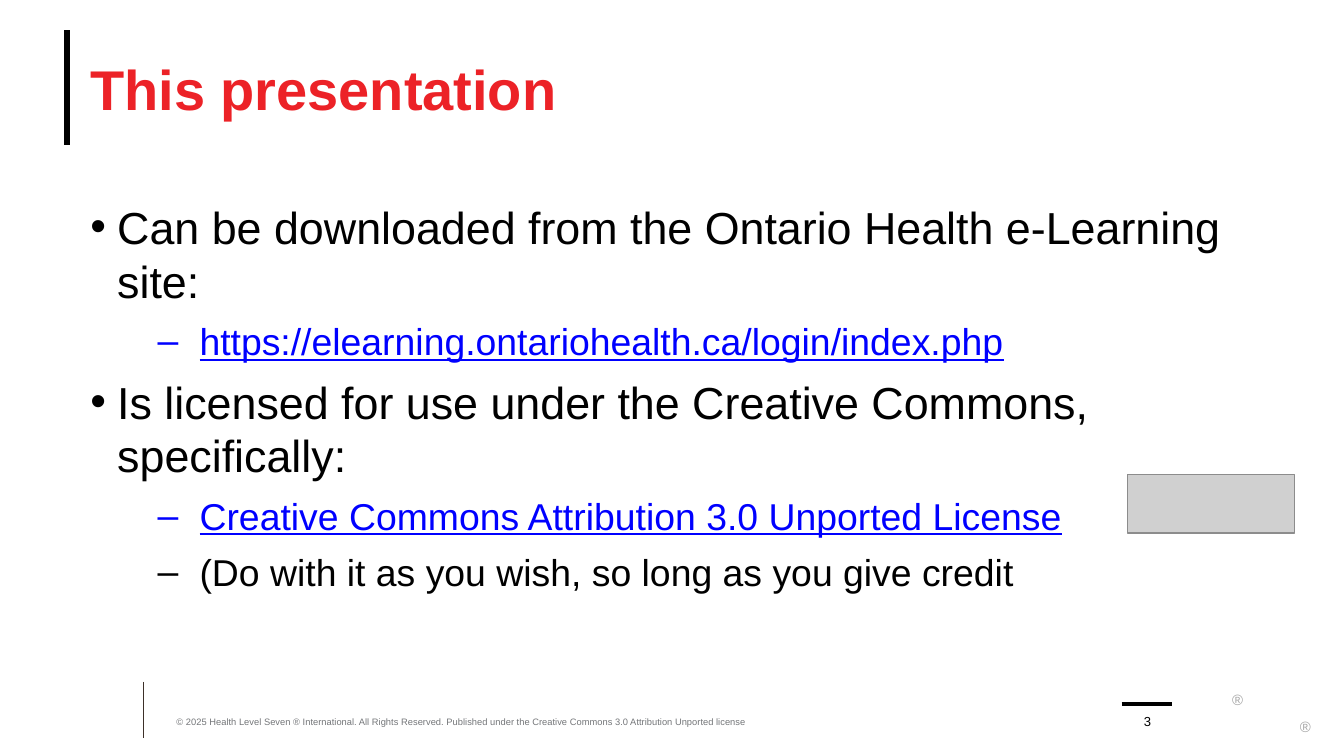
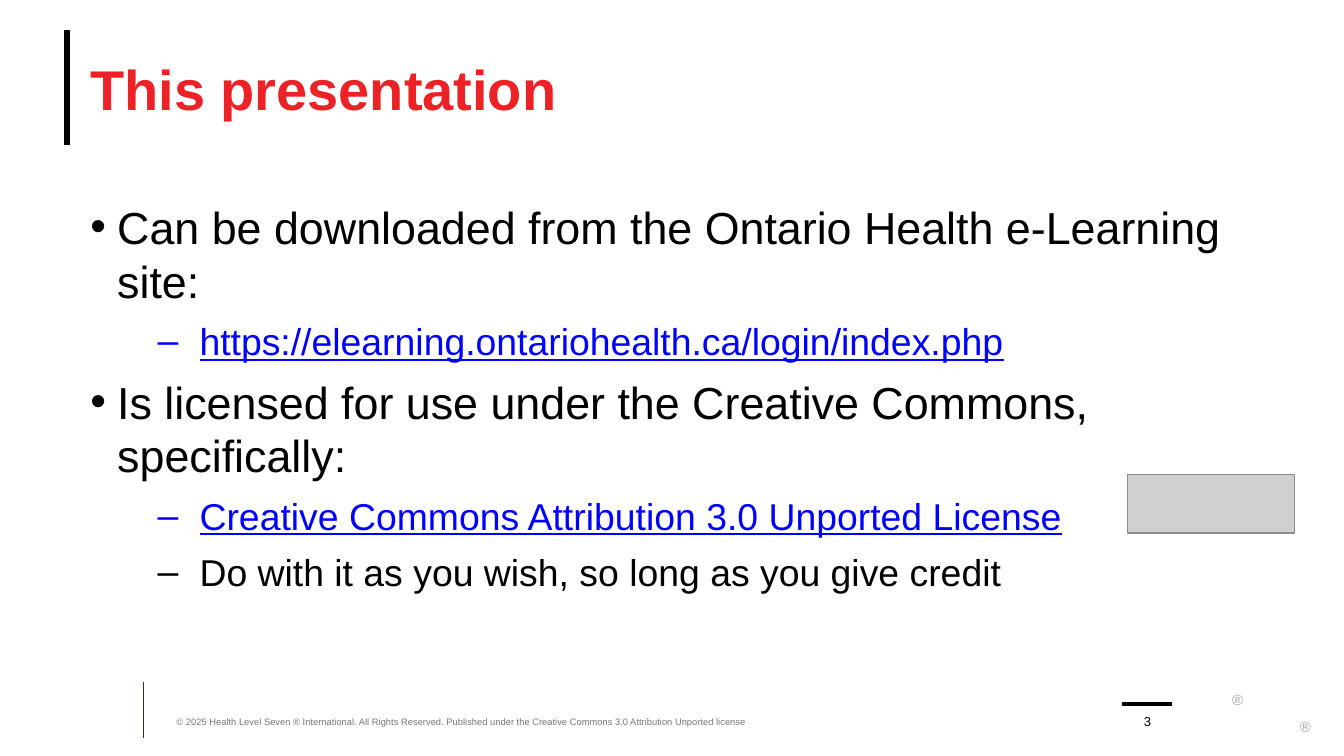
Before and after one commit to FHIR/documents, a slide deck: slide 3 of presentations/sdc/4-SDC-Rendering-Behavior.pptx. Drawn at 1344x756 pixels with LibreOffice and Linux fonts; fonts in the diff are those of the drawing; grey boxes stand for pictures; background and template pictures are left out. Boxes give left, top, right and bottom in pixels: in the first picture for what was removed or moved away, otherwise in the second. Text is boxed around its words. In the diff, an @@ line names an element or a change of style, - is before the commit and + after.

```diff
--- a/presentations/sdc/4-SDC-Rendering-Behavior.pptx
+++ b/presentations/sdc/4-SDC-Rendering-Behavior.pptx
@@ text at (200,559,1001,594): text changed @@
-  – (Do with it as you wish, so long as you give credit
+  – Do with it as you wish, so long as you give credit
```
Also in this commit, not shown: 4 other slides changed, 4 slides added, 10 other files.
